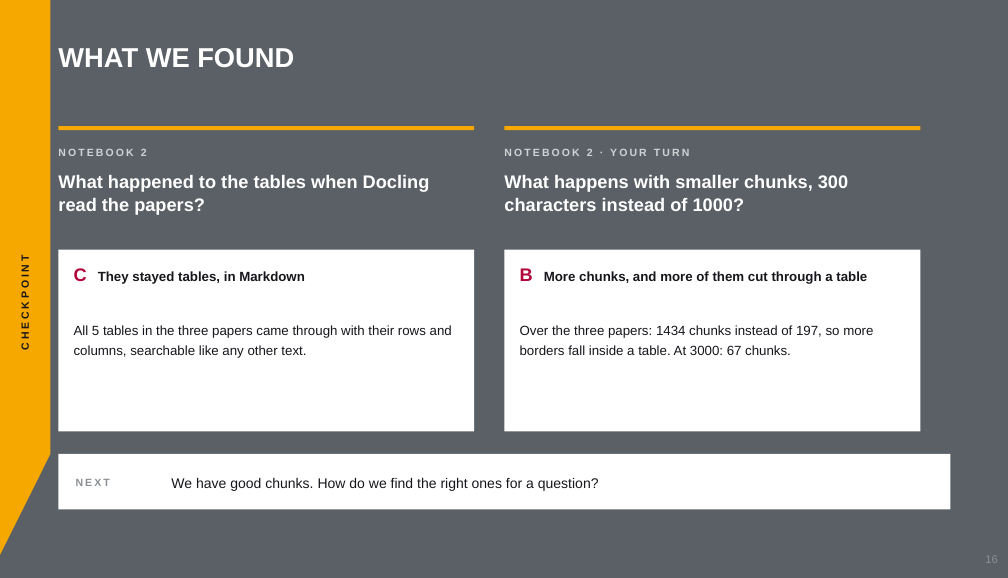
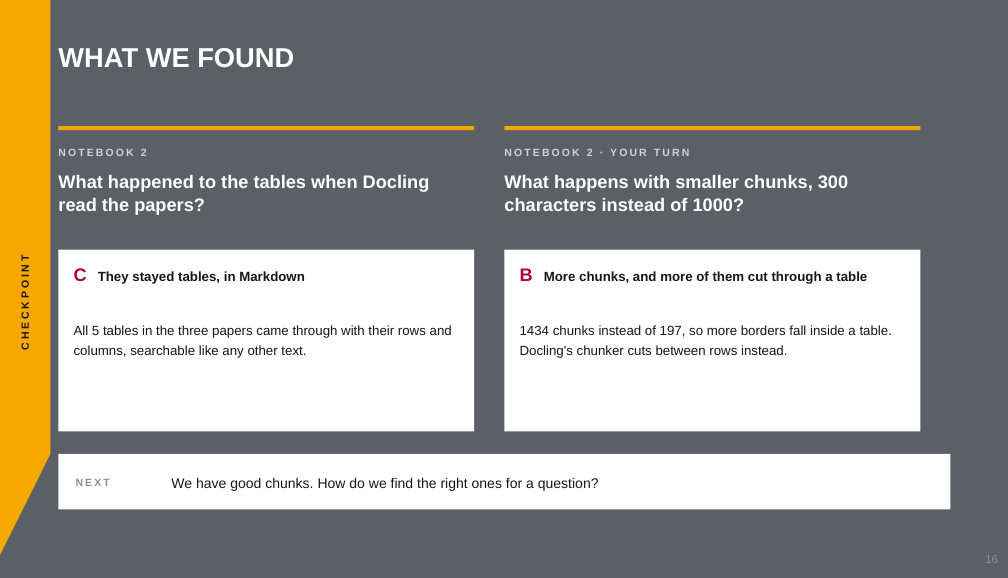
Before and after one commit to aihpi/workshop-rag-basics, a slide deck: slide 16 of slides/rag-workshop.pptx. Drawn at 1008x578 pixels with LibreOffice and Linux fonts; fonts in the diff are those of the drawing. Boxes give left, top, right and bottom in pixels: in the first picture for what was removed or moved away, otherwise in the second. Text is boxed around its words. In the diff, an @@ line names an element or a change of style, - is before the commit and + after.

```diff
--- a/slides/rag-workshop.pptx
+++ b/slides/rag-workshop.pptx
@@ text at bbox=[520, 325, 892, 358]: text changed @@
-Over the three papers: 1434 chunks instead of 197, so more borders fall inside a table. At 3000: 67 chunks.
+1434 chunks instead of 197, so more borders fall inside a table. Docling's chunker cuts between rows instead.
```
Also in this commit, not shown: 4 other slides changed, 10 other files.
